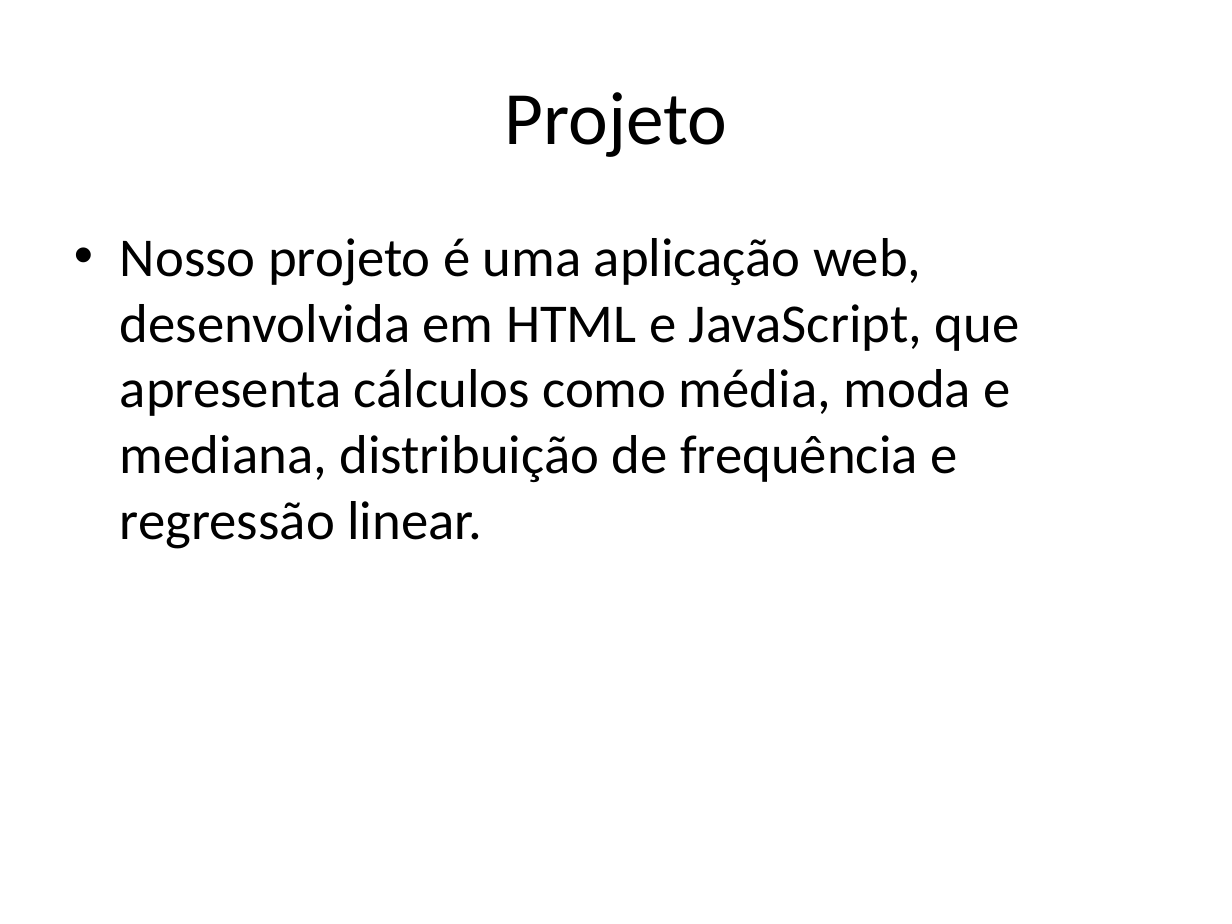
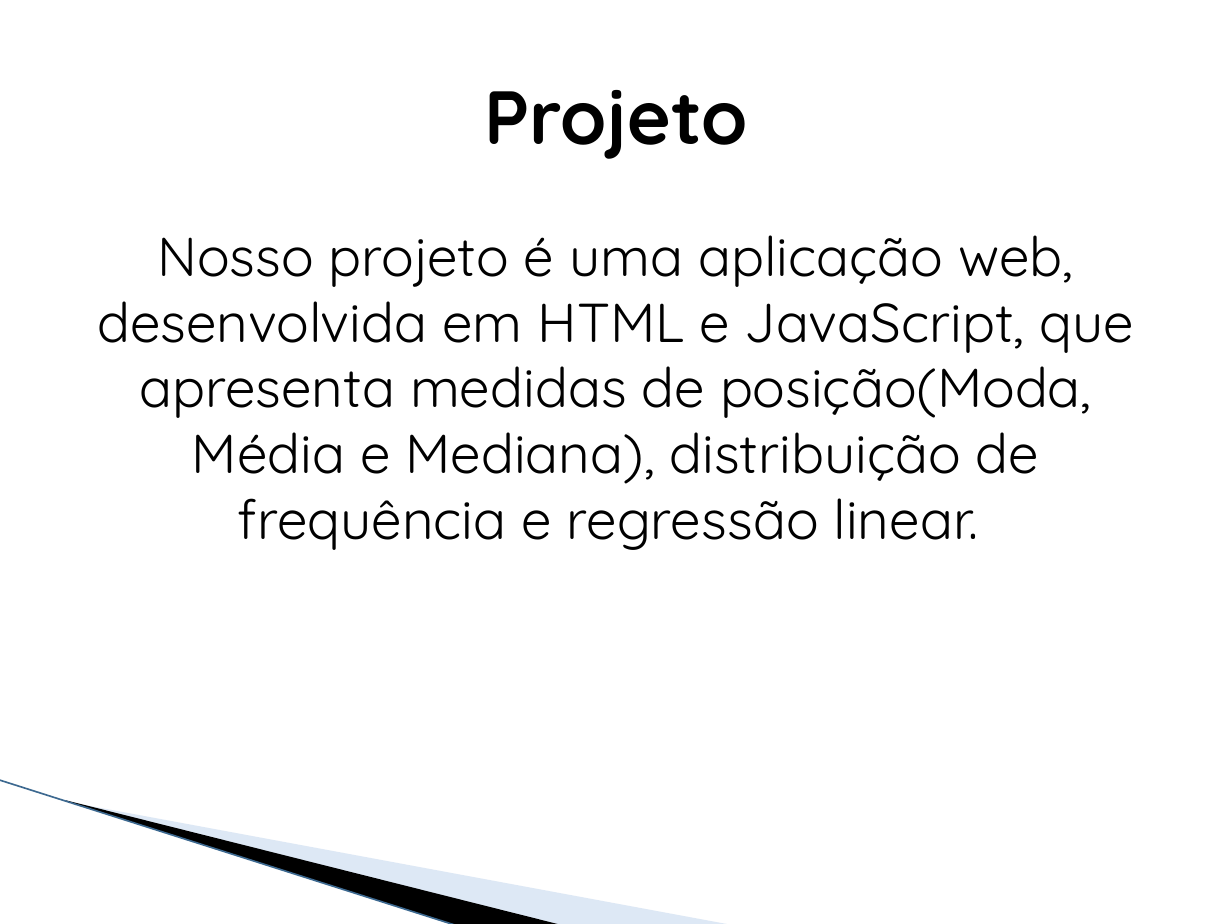
Before and after one commit to j52546/EstatisticaProbabilidade-, a slide deck: slide 2 of Probabilidade e Estatística.pptx. Drawn at 1232x924 pixels with LibreOffice and Linux fonts; fonts in the diff are those of the drawing; background and template pictures are left out. Boxes give left, top, right and bottom in pixels: in the first picture for what was removed or moved away, otherwise in the second. Text is boxed around its words. In the diff, an @@ line names an element or a change of style, - is before the commit and + after.

```diff
--- a/Probabilidade e Estatística.pptx
+++ b/Probabilidade e Estatística.pptx
@@ text "Projeto" at <box>484,90,748,159</box>: font Calibri to Quicksand, bold on @@
@@ text at <box>97,235,1134,550</box>: text changed; font Calibri to Quicksand @@
-• Nosso projeto é uma aplicação web, desenvolvida em HTML e JavaScript, que apresenta cálculos como média, moda e mediana, distribuição de frequência e regressão linear.
+Nosso projeto é uma aplicação web, desenvolvida em HTML e JavaScript, que apresenta medidas de posição(Moda, Média e Mediana), distribuição de frequência e regressão linear.
@@ line added from (0, 780) to (457, 924), #A4C1E3 0.95 pt @@
@@ freeform shape added at <box>65,800,563,924</box>, fill #000000 @@
@@ freeform shape added at <box>68,801,733,924</box>, fill #ABC6E6 at 40% opacity @@
```
Also in this commit, not shown: 5 other slides changed, 6 slides added, 3 slides removed, 3 other files.
